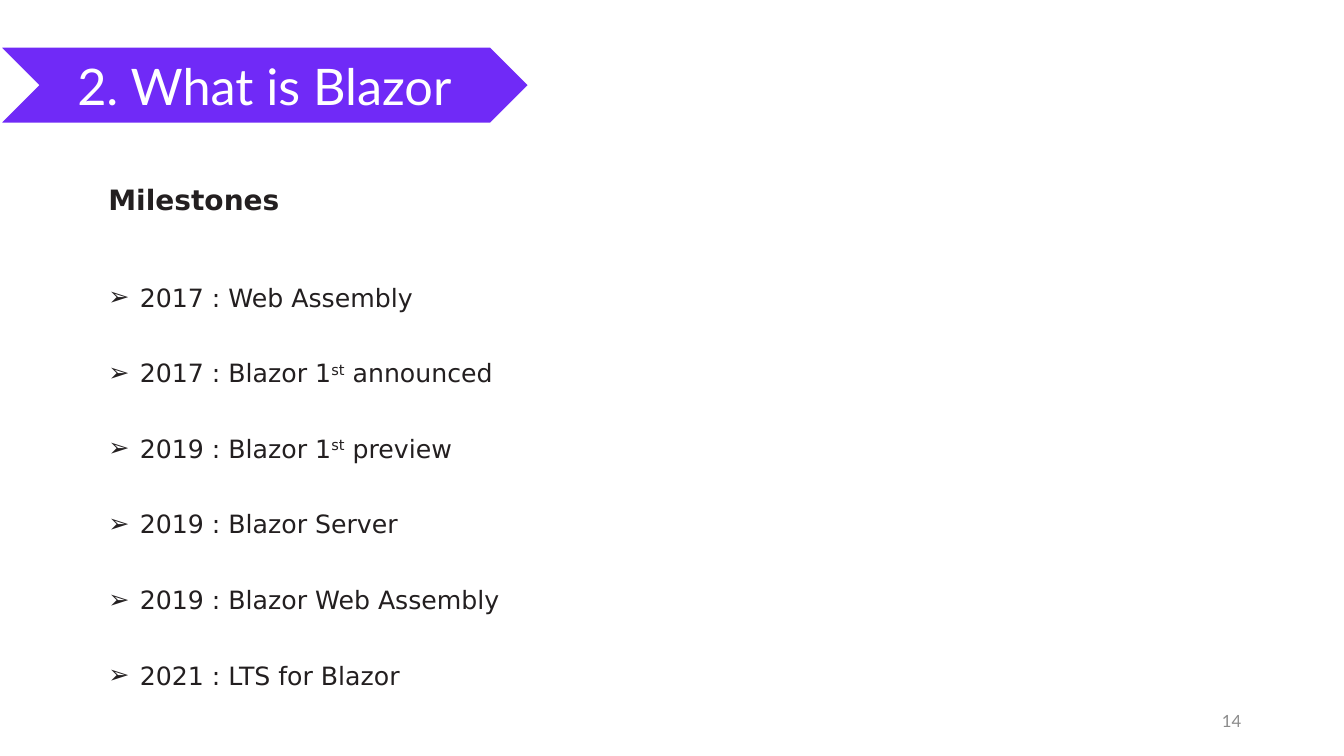
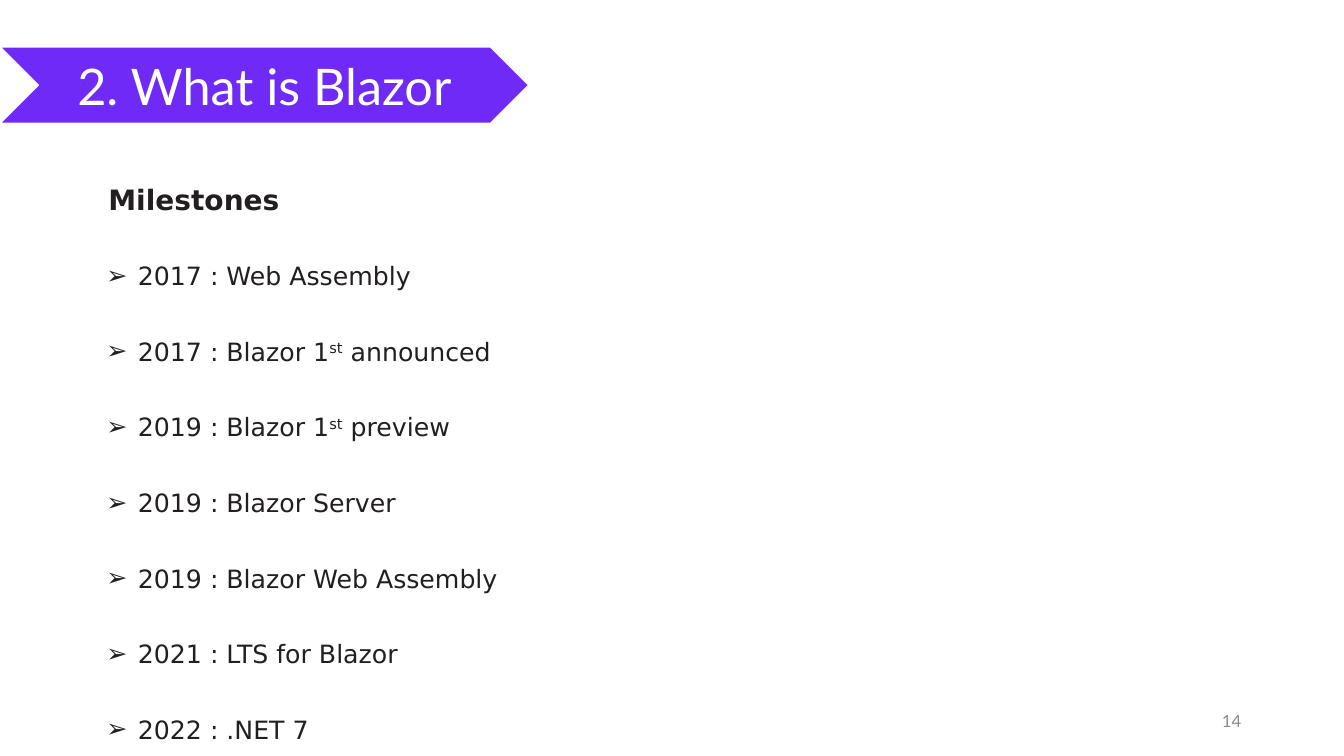
Before and after one commit to nguyenhoanthienit/blazor, a slide deck: slide 14 of Documents/seminar.pptx. Drawn at 1344x756 pixels with LibreOffice and Linux fonts; fonts in the diff are those of the drawing. Boxes give left, top, right and bottom in pixels: in the first picture for what was removed or moved away, otherwise in the second. Text is boxed around its words. In the diff, an @@ line names an element or a change of style, - is before the commit and + after.

```diff
--- a/Documents/seminar.pptx
+++ b/Documents/seminar.pptx
@@ text "2017 : Web Assembly": place and size @@
-text "2017 : Web Assembly" at [140,288,499,686]
+text "2017 : Web Assembly" at [138,266,497,740]
@@ text at [138,720,309,740]: paragraph added @@
+➢ 2022 : .NET 7
```
Also in this commit, not shown: 1 other file.
